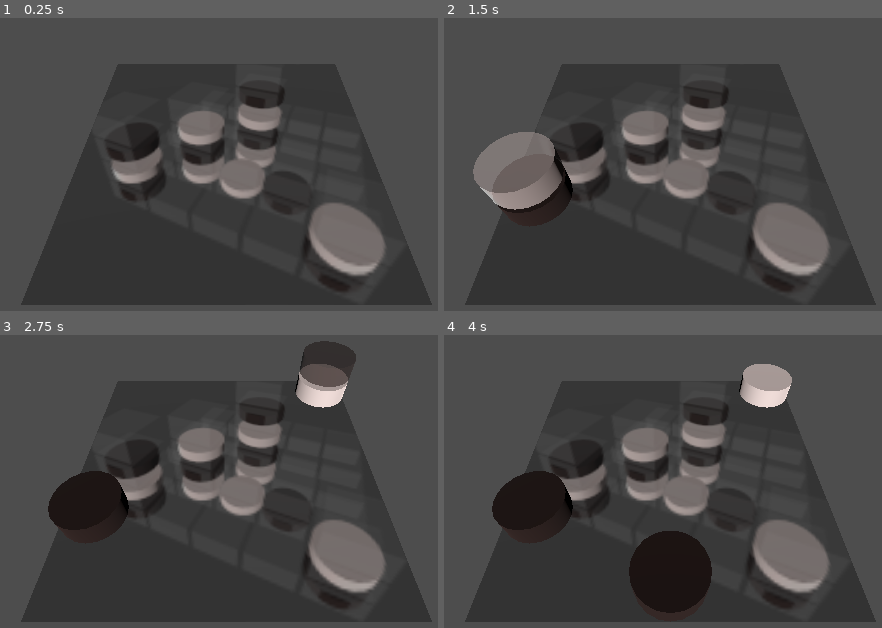
Above: before the commit, frames 1-4 (two rows, left to right).
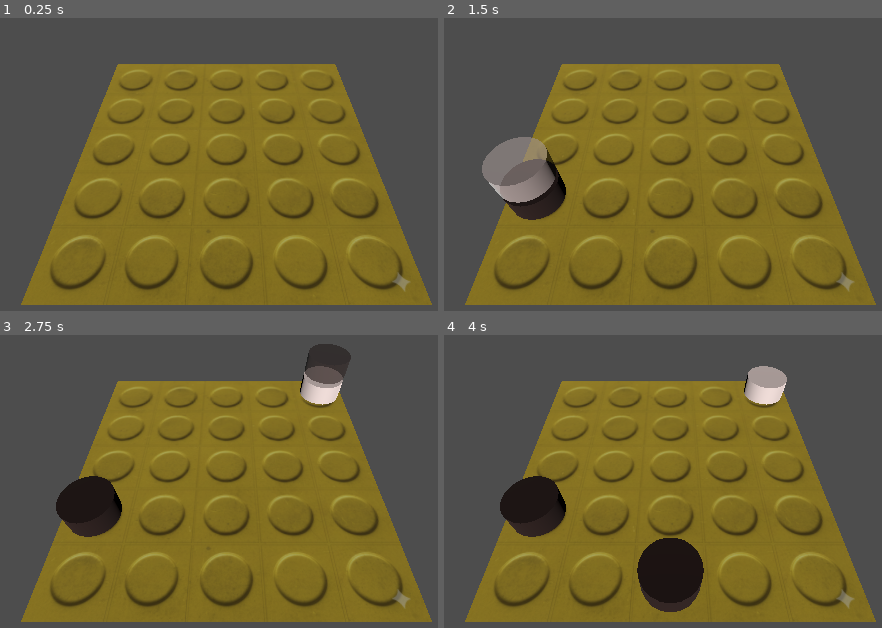
Above: after the commit, the same moments.

Repository: abazhutov/4-in-row-3D
Game: Godot game, scene res://main.tscn
The game is run twice, just before and just after one commit, with the same random seed, the same clock (stepped at 60 frames per second) and the same inputs.
Inputs (mouse positions are in pixels of both pictures, inside the frame that each line leads up to):
- Up to frame 1 (0.25 s): no input
- Up to frame 2 (1.5 s): tap Enter at 0.5 s; move the mouse to (846, 129) at 0.52 s; click (846, 129) at 0.67 s; tap Space at 1.25 s; move the mouse to (509, 173) at 1.27 s; click (509, 173) at 1.42 s
- Up to frame 3 (2.75 s): tap Enter at 2 s; move the mouse to (306, 370) at 2.02 s; click (306, 370) at 2.17 s
- Up to frame 4 (4 s): tap Space at 2.75 s; move the mouse to (632, 557) at 2.77 s; click (632, 557) at 2.92 s; tap Enter at 3.5 s; move the mouse to (outside the picture) at 3.52 s; click (outside the picture) at 3.67 s

The runs differ from the first frame. In frame 1, 59% of the frame differs, in the area x 4-99%, y 15-98%; in frame 2, 58%; in frame 3, 57%; in frame 4, 54%.

Commit message:
add board texture

Diff:
--- a/main.tscn
+++ b/main.tscn
@@ -1,7 +1,7 @@
 [gd_scene load_steps=6 format=3 uid="uid://c47d0qpugjwla"]
 
 [ext_resource type="Script" uid="uid://c0u7vghwxt4qs" path="res://gameManager.gd" id="1_ig7tw"]
-[ext_resource type="Texture2D" uid="uid://h0qg001qc6br" path="res://icon.png" id="2_0xm2m"]
+[ext_resource type="Texture2D" uid="uid://b77v41bs8dfh3" path="res://board_texture.png" id="2_0xm2m"]
 
 [sub_resource type="StandardMaterial3D" id="StandardMaterial3D_ig7tw"]
 albedo_texture = ExtResource("2_0xm2m")
--- a/piece.tscn
+++ b/piece.tscn
@@ -1,11 +1,13 @@
 [gd_scene load_steps=3 format=3 uid="uid://b1hgqetv3scly"]
 
 [sub_resource type="TubeTrailMesh" id="TubeTrailMesh_1pt15"]
+radius = 0.4
 radial_steps = 21
 sections = 2
 
 [sub_resource type="CylinderShape3D" id="CylinderShape3D_1pt15"]
-height = 0.4272461
+height = 0.4
+radius = 0.4
 
 [node name="Area3D" type="Area3D" groups=["game_piece"]]
 
Binary file added: board_texture.png
Not shown, added: board_texture.png.import
